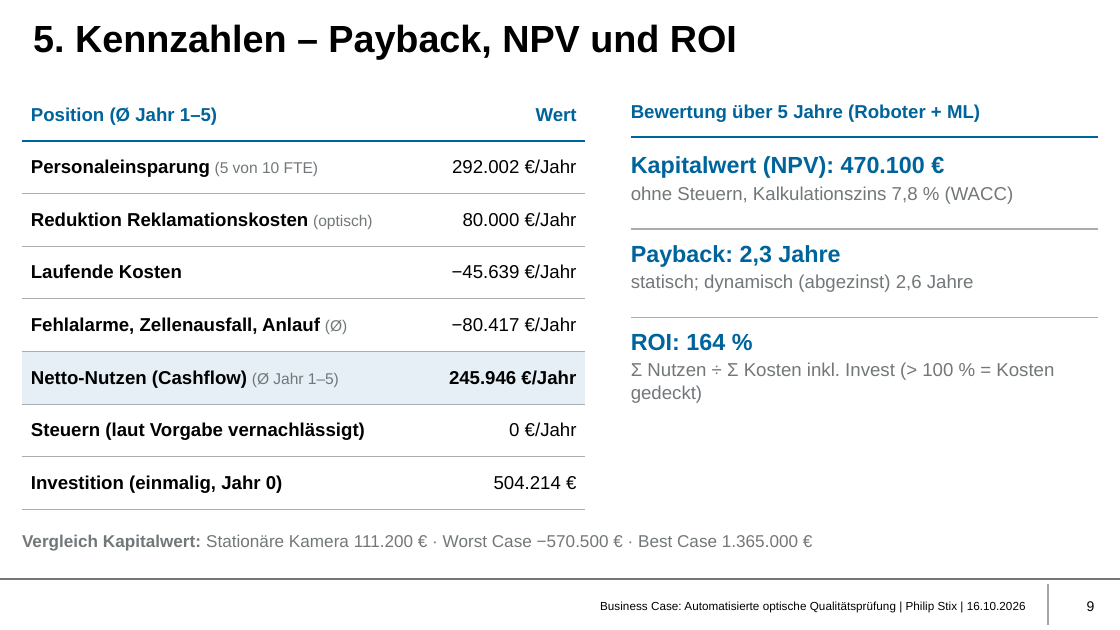
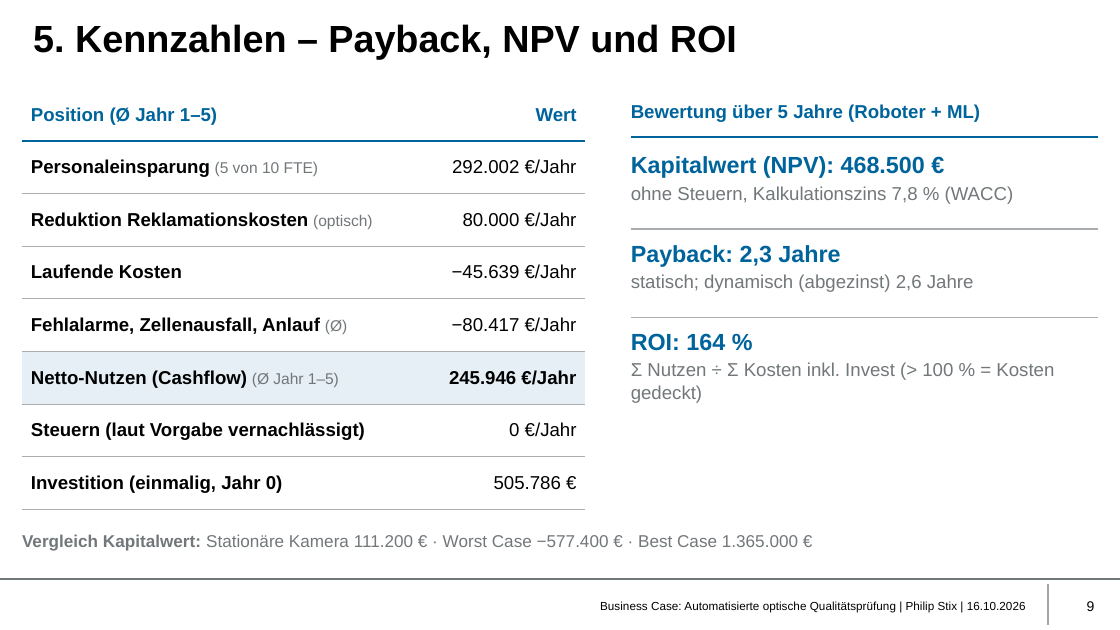
Before and after one commit to philip-stack/MRE3-bGUS, a slide deck: slide 9 of 01 Abgabe/Business Case Qualitätsprüfung - Philip Stix.pptx. Drawn at 1120x630 pixels with LibreOffice and Linux fonts; fonts in the diff are those of the drawing; background and template pictures are left out. Boxes give left, top, right and bottom in pixels: in the first picture for what was removed or moved away, otherwise in the second. Text is boxed around its words. In the diff, an @@ line names an element or a change of style, - is before the commit and + after.

Commit message:
Schulung 12 Personen, Worst Case exakt +20 %, neue Folie mit Amortisations- und Nutzendiagramm

```diff
--- a/01 Abgabe/Business Case Qualitätsprüfung - Philip Stix.pptx
+++ b/01 Abgabe/Business Case Qualitätsprüfung - Philip Stix.pptx
@@ table at [22, 88, 586, 510] @@
-row 8, column 2: 504.214 €
+row 8, column 2: 505.786 €
@@ text at [631, 156, 925, 178]: text changed @@
-Kapitalwert (NPV): 470.100 €
+Kapitalwert (NPV): 468.500 €
@@ text at [22, 534, 798, 551]: text changed @@
-Vergleich Kapitalwert: Stationäre Kamera 111.200 € · Worst Case −570.500 € · Best Case 1.365.000 €
+Vergleich Kapitalwert: Stationäre Kamera 111.200 € · Worst Case −577.400 € · Best Case 1.365.000 €
```
Also in this commit, not shown: 4 other slides changed, 1 slide added, 2 other files.
